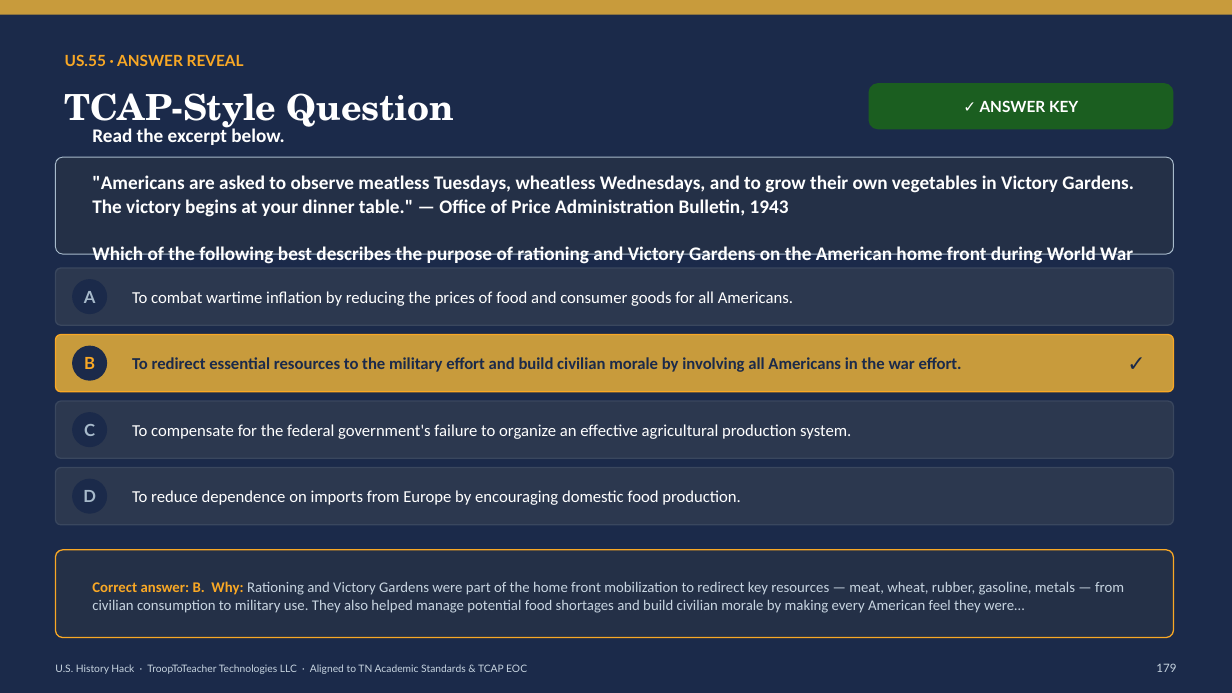
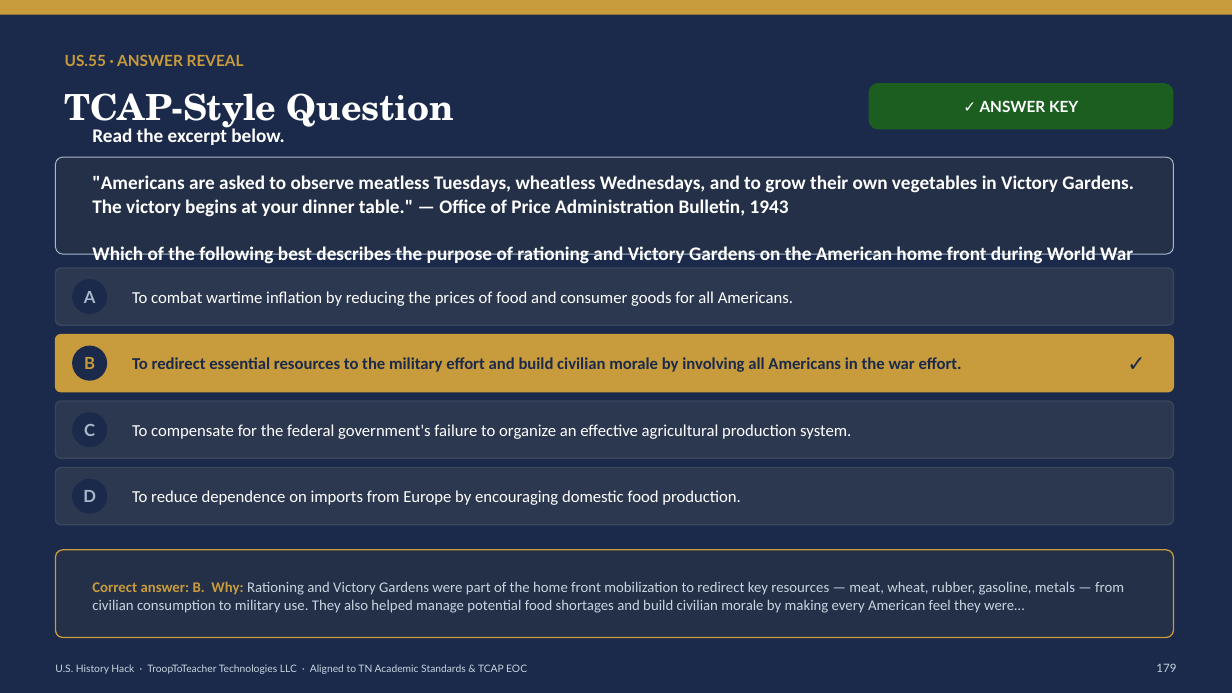
Before and after one commit to Trooptoteacher/trooptoteacher-history, a slide deck: slide 200 of 00_START_HERE/UNIT6_DECKS_BUILD/Unit6_Teacher_Deck_CourseStandard.pptx. Drawn at 1232x693 pixels with LibreOffice and Linux fonts; fonts in the diff are those of the drawing. Boxes give left, top, right and bottom in pixels: in the first picture for what was removed or moved away, otherwise in the second. Text is boxed around its words. In the diff, an @@ line names an element or a change of style, - is before the commit and + after.

```diff
--- a/00_START_HERE/UNIT6_DECKS_BUILD/Unit6_Teacher_Deck_CourseStandard.pptx
+++ b/00_START_HERE/UNIT6_DECKS_BUILD/Unit6_Teacher_Deck_CourseStandard.pptx
@@ text "US.55 · ANSWER REVEAL" at (65, 55, 244, 66): text colour #F9A825 to #C89B3C @@
@@ rounded rectangle at (55, 335, 1174, 392): outline #F9A825 1 pt to #C89B3C 1 pt @@
@@ text "B" at (84, 357, 95, 369): text colour #F9A825 to #C89B3C @@
@@ rounded rectangle at (55, 550, 1174, 638): outline #F9A825 1 pt to #C89B3C 1 pt @@
@@ text "Correct answer: B. Why: Rationing ..." at (92, 581, 1124, 613): text colour #F9A825 to #C89B3C in "Correct answer: B. Why:" @@
```
Also in this commit, not shown: 176 other slides changed, 1 other file.
